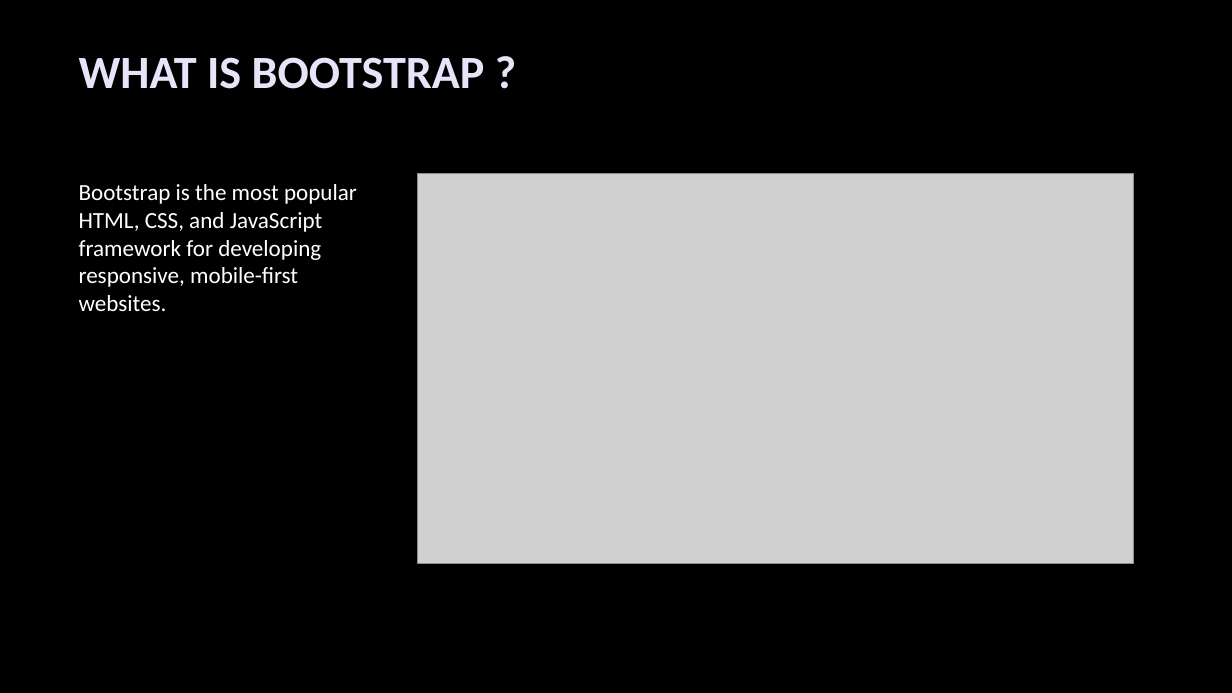
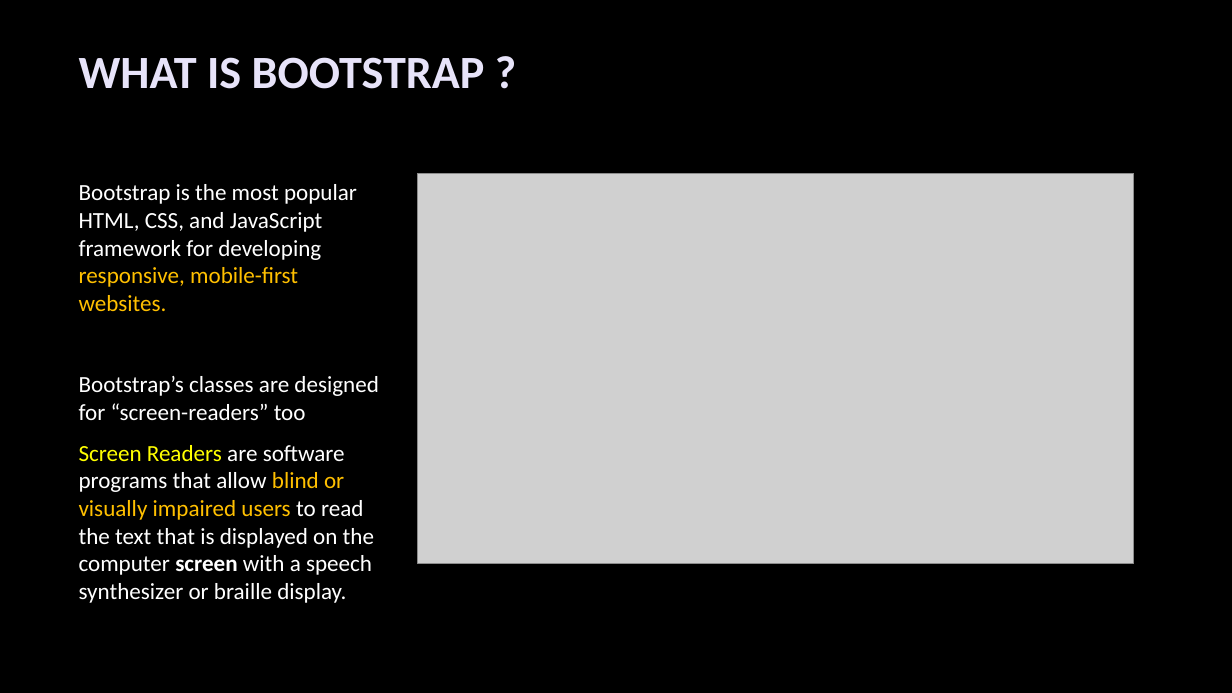
Before and after one commit to deepavn/bootstrap4, a slide deck: slide 5 of material/Bootstrap_Introduction.pptx. Drawn at 1232x693 pixels with LibreOffice and Linux fonts; fonts in the diff are those of the drawing; grey boxes stand for pictures; background and template pictures are left out. Boxes give left, top, right and bottom in pixels: in the first picture for what was removed or moved away, otherwise in the second. Text is boxed around its words. In the diff, an @@ line names an element or a change of style, - is before the commit and + after.

```diff
--- a/material/Bootstrap_Introduction.pptx
+++ b/material/Bootstrap_Introduction.pptx
@@ text at (x1=79, y1=184, x2=357, y2=311): text colour #FFFFFF to #FFC000 in "responsive, mobile-first websites." @@
@@ text at (x1=79, y1=376, x2=378, y2=603): paragraphs added @@
+Bootstrap’s classes are designed for “screen-readers” too
+Screen Readers are software programs that allow blind or visually impaired users to read the text that is displayed on the computer screen with a speech synthesizer or braille display.
```
Also in this commit, not shown: 1 other slide changed, 2 other files.
